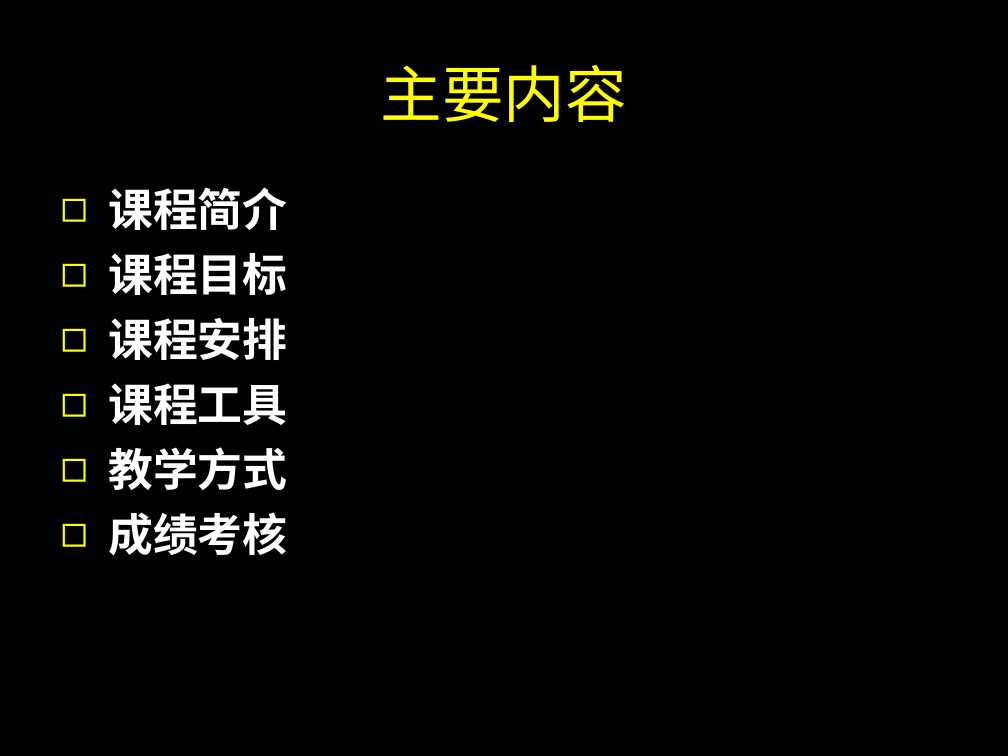
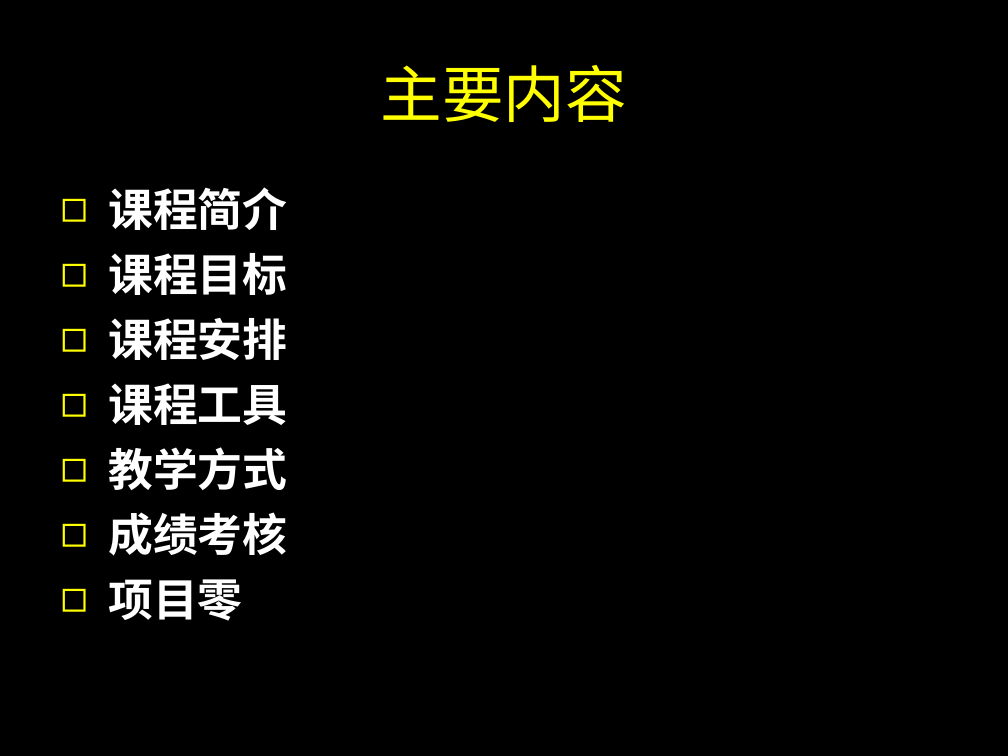
Before and after one commit to SJTUCourse/BI450, a slide deck: slide 2 of Lectures/2018 Fall/Lecture 0.ppt. Drawn at 1008x756 pixels with LibreOffice and Linux fonts; fonts in the diff are those of the drawing. Boxes give left, top, right and bottom in pixels: in the first picture for what was removed or moved away, otherwise in the second. Text is boxed around its words. In the diff, an @@ line names an element or a change of style, - is before the commit and + after.

```diff
--- a/Lectures/2018 Fall/Lecture 0.ppt
+++ b/Lectures/2018 Fall/Lecture 0.ppt
@@ text at (108, 579, 242, 621): paragraph added @@
+◻ 项目零
```
Also in this commit, not shown: 1 other slide changed, 1 slide added.
